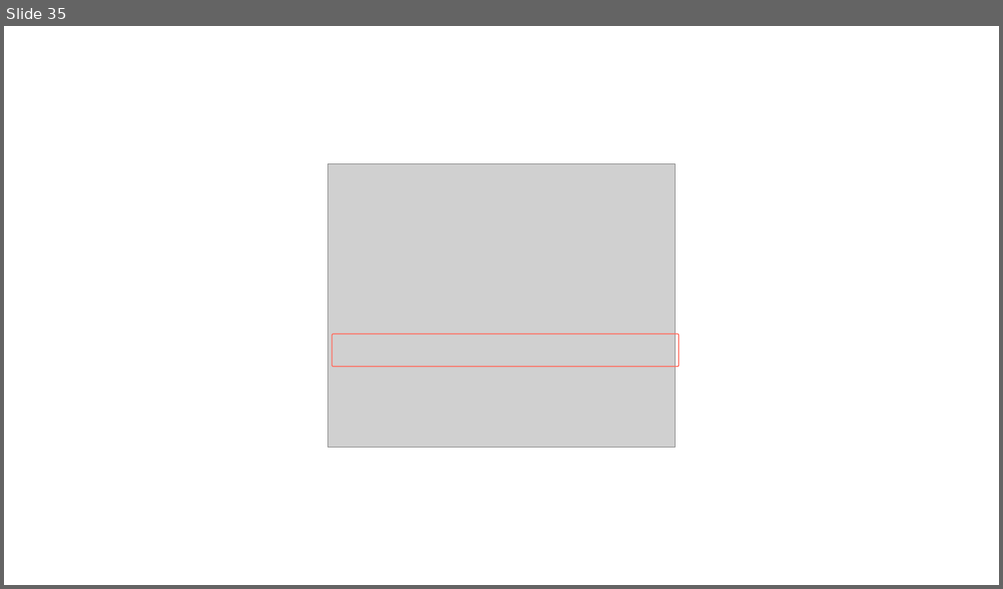
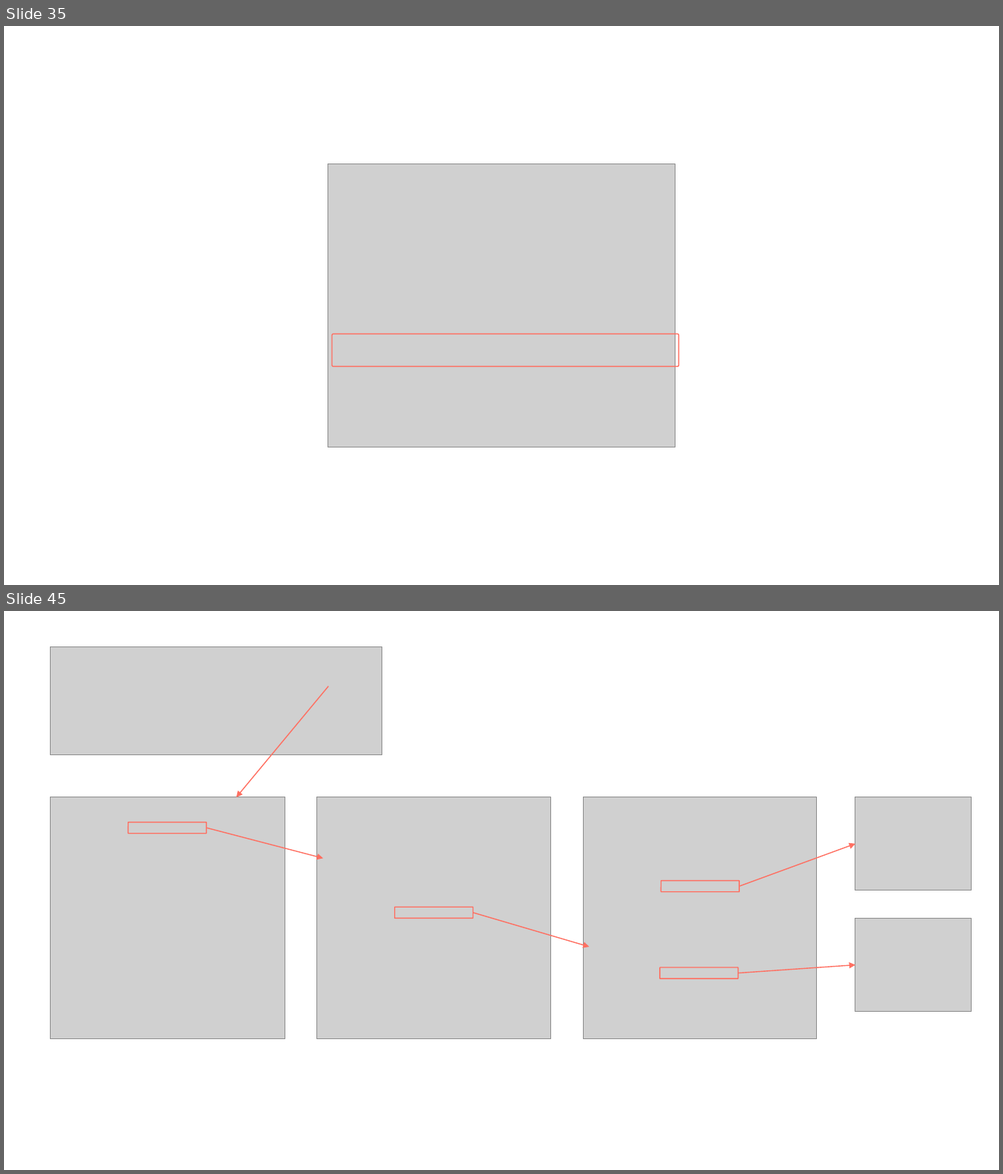
Before and after one commit to extreal-dev/Extreal.Guide, a slide deck: work/work.pptx. Shown one above the other, each under a label of ours: slide 35 before the commit, slides 35 and 45 after it; the slides between them are not shown. The pictures are 1003x589 and 1003x1174 pixels, drawn with LibreOffice and Linux fonts; fonts in the diff are those of the drawing; grey boxes stand for pictures. Boxes give left, top, right and bottom in pixels: in the first picture for what was removed or moved away, otherwise in the second. Text is boxed around its words. In the diff, an @@ line names an element or a change of style, - is before the commit and + after.

```diff
--- a/work/work.pptx
+++ b/work/work.pptx
@@ slide 45 added at [4,611,999,1170], background #FFFFFF @@
@@ picture added at [51,647,382,755] @@
@@ arrow added from (329, 686) to (236, 797), #FF6F61 1 pt @@
@@ picture added at [51,797,285,1039] @@
@@ picture added at [316,797,550,1039] @@
@@ picture added at [583,797,817,1039] @@
@@ picture added at [855,797,971,891] @@
@@ rounded rectangle added at [128,822,206,833], outline #FF6F61 1 pt @@
@@ arrow added from (206, 828) to (324, 859), #FF6F61 1 pt @@
@@ arrow added from (739, 886) to (855, 844), #FF6F61 1 pt @@
@@ rounded rectangle added at [660,881,739,892], outline #FF6F61 1 pt @@
@@ rounded rectangle added at [395,907,473,918], outline #FF6F61 1 pt @@
@@ arrow added from (472, 913) to (589, 947), #FF6F61 1 pt @@
@@ picture added at [855,918,971,1011] @@
@@ arrow added from (738, 974) to (855, 965), #FF6F61 1 pt @@
@@ rounded rectangle added at [660,968,738,979], outline #FF6F61 1 pt @@
```
Also in this commit, not shown: 10 other slides added, 12 other files.
